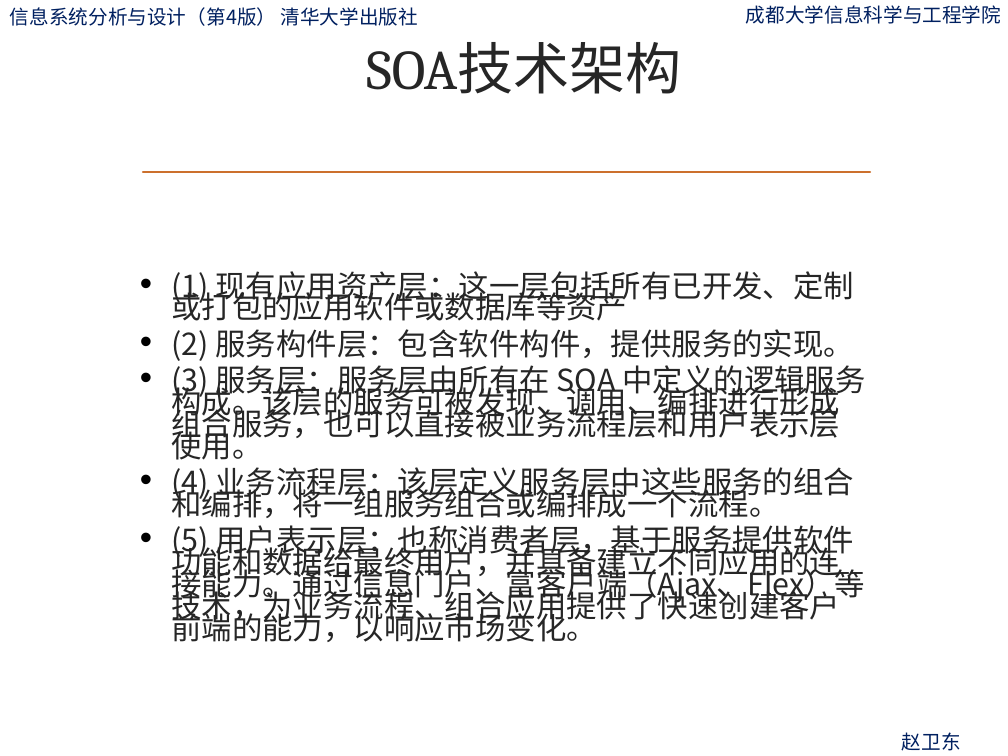
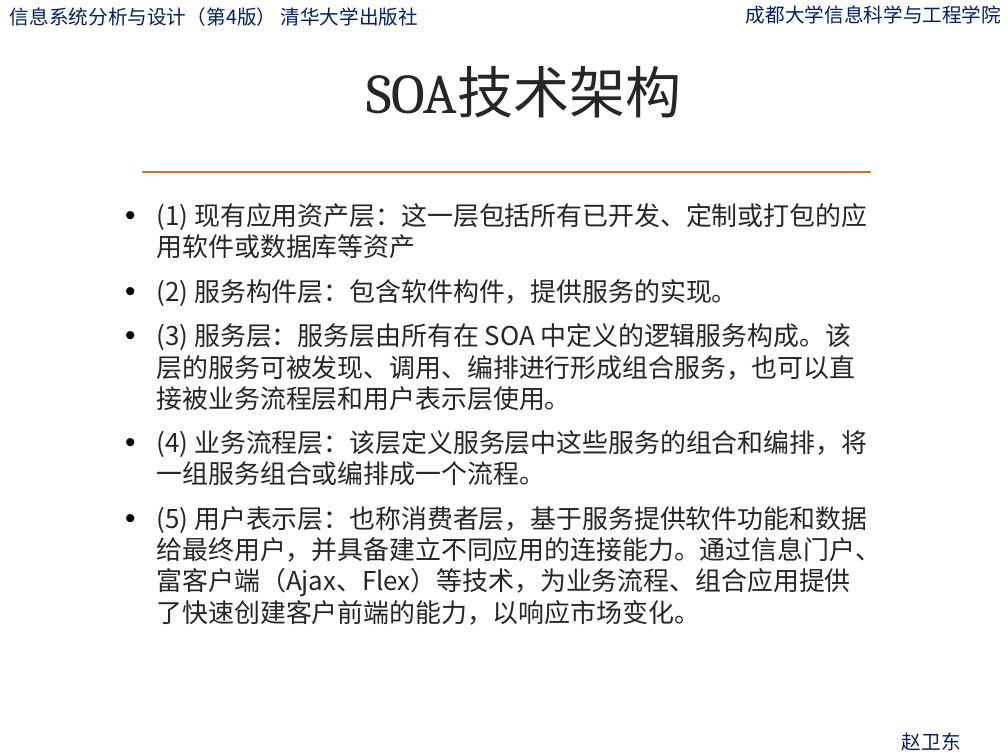
Before and after one commit to zwdcdu/is_analysis, a slide deck: slide 148 of ppt/第10章-系统总体设计.pptx. Drawn at 1008x756 pixels with LibreOffice and Linux fonts; fonts in the diff are those of the drawing; background and template pictures are left out. Boxes give left, top, right and bottom in pixels: in the first picture for what was removed or moved away, otherwise in the second. Text is boxed around its words. In the diff, an @@ line names an element or a change of style, - is before the commit and + after.

```diff
--- a/ppt/第10章-系统总体设计.pptx
+++ b/ppt/第10章-系统总体设计.pptx
@@ title "SOA技术架构": place and size @@
-title "SOA技术架构" at [366,42,681,94]
+title "SOA技术架构" at [366,66,681,118]
@@ text "(1) 现有应用资产层：这一层包括所有已开发、定制或打包的应用软件或数据库等资产": place and size @@
-text "(1) 现有应用资产层：这一层包括所有已开发、定制或打包的应用软件或数据库等资产" at [171,271,866,642]
+text "(1) 现有应用资产层：这一层包括所有已开发、定制或打包的应用软件或数据库等资产" at [157,203,881,625]
@@ text "(1) 现有应用资产层：这一层包括所有已开发、定制或打包的应用软件或数据库等资产" at [157,203,881,625]: size 21.7 to 18.5 pt; line spacing 0.6 to 1 @@
```
Also in this commit, not shown: 9 other slides changed, 4 other files.
